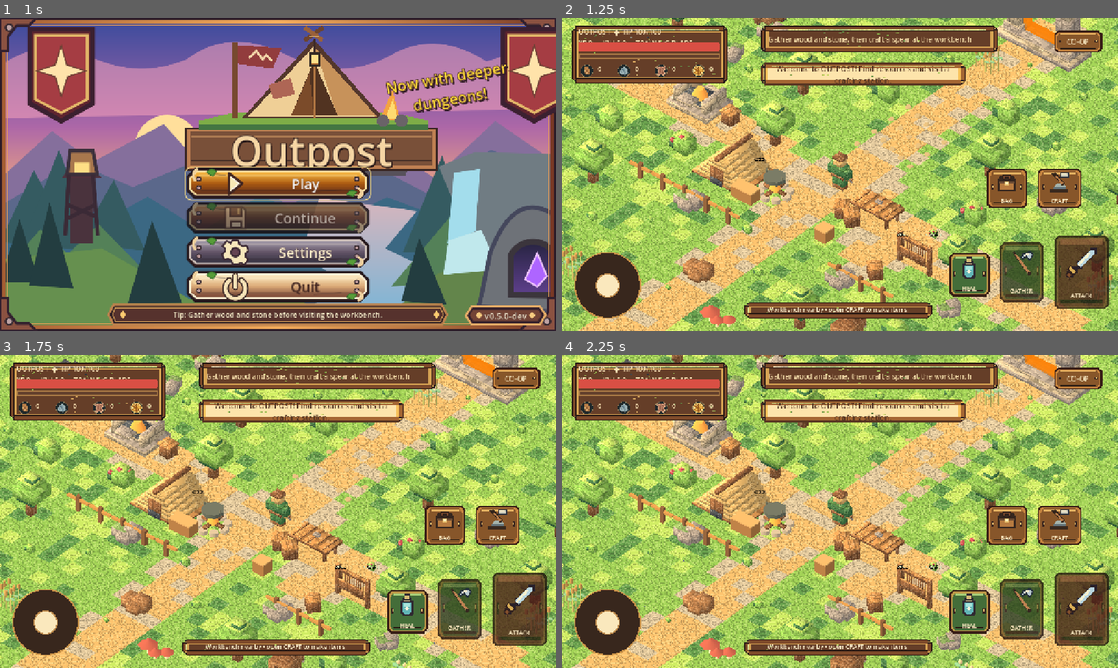
Above: before the commit, frames 1-4 (two rows, left to right).
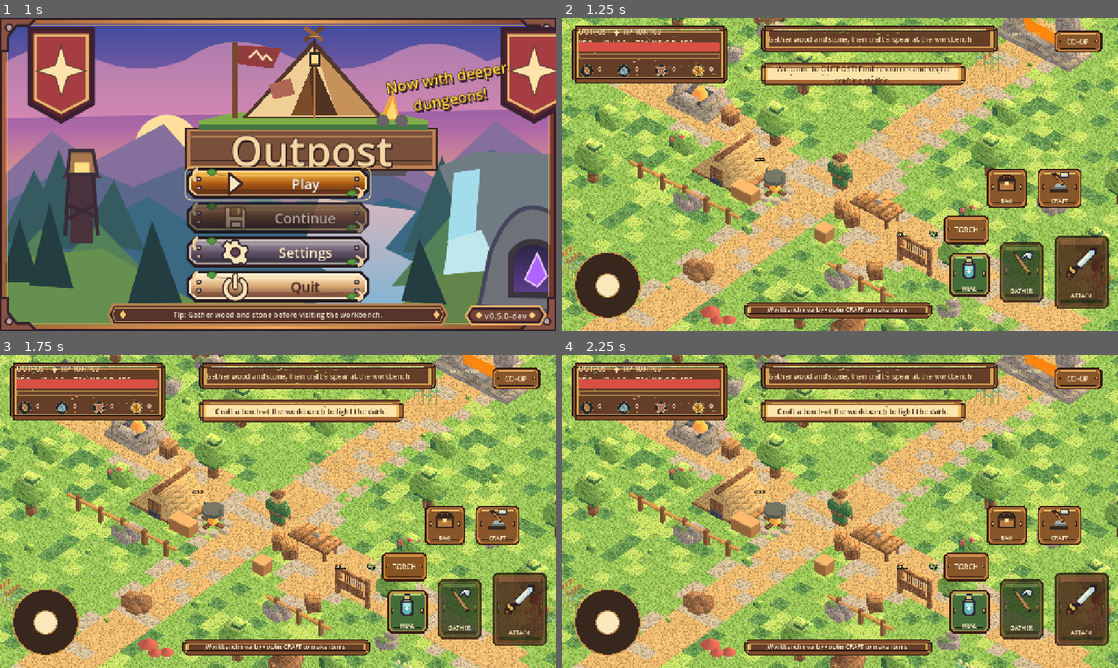
Above: after the commit, the same moments.

Repository: Smurfis/outpost-rpg
Game: Godot game, scene res://scenes/ui/company_splash.tscn
The game is run twice, just before and just after one commit, with the same random seed, the same clock (stepped at 60 frames per second) and the same inputs.
Inputs (mouse positions are in pixels of both pictures, inside the frame that each line leads up to):
- Up to frame 1 (1 s): tap Enter at 0.5 s; move the mouse to (400, 158) at 0.52 s; hold D from 0.53 s (still down); tap E at 0.6 s; click (400, 158) at 0.67 s; tap Space at 0.77 s
- Up to frame 2 (1.25 s): keep holding D; tap Space at 1.07 s
- Up to frame 3 (1.75 s): release D at 1.25 s; click (405, 567) at 1.25 s, where only the run after the commit has a clickable "TORCH"
- Up to frame 4 (2.25 s): drag from (728, 527) to (812, 574) at 2.02 s

Frame 1 is identical in both runs. In frame 2, 11% of the frame differs, in the area x 0-100%, y 0-100%; in frame 3, 11%; in frame 4, 11%.

Commit message:
integration(android): combine greedy atlas terrain and craftable nightfall torch with merged regression workflow

Diff:
--- /dev/null
+++ b/assets/icons/torch.svg
@@ -0,0 +1 @@
+<svg xmlns="http://www.w3.org/2000/svg" viewBox="0 0 64 64" width="64" height="64"><circle cx="32" cy="32" r="29" fill="#15252a" stroke="#d1b77d" stroke-width="2"/><path d="M31 50L28 30L36 30L34 50Z" fill="#9d7146" stroke="#d8a86a" stroke-width="2"/><path d="M28 30L36 30L39 25L25 25Z" fill="#c3924d"/><path d="M32 8C41 18 37 21 40 25C41 34 23 34 24 25C24 18 31 15 32 8Z" fill="#e99d3b" stroke="#f4d581" stroke-width="2"/><path d="M33 16C37 23 35 27 31 28C27 26 29 21 33 16Z" fill="#fff2b3"/></svg>
--- a/data/recipes.json
+++ b/data/recipes.json
@@ -193,5 +193,20 @@
       "mushrooms": 2,
       "berries": 2
     }
+  },
+  {
+    "id": "torch",
+    "name": "Wanderer's Torch",
+    "result": "torch",
+    "amount": 1,
+    "station": "workbench",
+    "seconds": 1.6,
+    "strokes": 3,
+    "category": "Tools",
+    "desc": "Illuminates the night. Occupies the off-hand instead of a shield.",
+    "ingredients": {
+      "wood": 2,
+      "fiber": 1
+    }
   }
 ]
--- a/scripts/game.gd
+++ b/scripts/game.gd
@@ -8,17 +8,19 @@
 const STATION = preload("res://scripts/station.gd")
 const VOXEL_BIOME = preload("res://scripts/voxel/voxel_biome.gd")
 const VOXEL_PROPS = preload("res://scripts/voxel/voxel_props.gd")
+const NIGHTFALL = preload("res://scripts/world/day_night_cycle.gd")
 const COOP = preload("res://scripts/network/coop_session.gd")
 @export var voxel_art_enabled: bool = true
 @export var fields_biome_enabled: bool = true # Original outpost clearing remains flat.
 @export var chunk_streaming_enabled: bool = true # Stream finite 192x192 Fields in 12x12 cells.
 const SAVE = "user://outpost_progress_v02.json"
+@export var save_path: String = SAVE # Existing default; tests can isolate their saves.
 
 var hero
 var hud
 var camera: Camera3D
 var equipment: Dictionary = {"weapon": "training_blade", "offhand": "", "back": "", "tool_wood": "", "tool_mining": "", "tool_forage": ""}
-var inventory: Dictionary = {"wood": 0, "stone": 0, "hide": 0, "coins": 0, "fiber": 0, "berries": 0, "meal": 0, "axe": 0, "pickaxe": 0, "shield": 0, "spear": 0, "satchel": 0, "iron": 0, "coa …(151 unchanged characters)…
+var inventory: Dictionary = {"wood": 0, "stone": 0, "hide": 0, "coins": 0, "fiber": 0, "berries": 0, "meal": 0, "axe": 0, "pickaxe": 0, "shield": 0, "torch": 0, "spear": 0, "satchel": 0, "iron": 0, "coa …(151 unchanged characters)…
 var menu
 var coop
 var recipes: Array = []
@@ -32,6 +34,8 @@
 var attack_delay: float = 0.0
 var gather_delay: float = 0.0
 var world_time: float = 0.0
+var day_night
+var night_quote_seen: bool = false
 var last_hit_node: Node3D
 var workshop: Vector3 = Vector3(3.5, 0.0, 0.6)
 
@@ -65,6 +69,8 @@
 	menu = MENU.new()
 	menu.setup(self)
 	add_child(menu)
+	if day_night != null:
+		day_night.night_started.connect(_on_first_night)
 	coop = COOP.new()
 	add_child(coop)
 	_camera(1.0)
@@ -99,6 +105,8 @@
 	gather_delay = maxf(0.0, gather_delay - delta)
 	world_time += delta
 	_camera(delta)
+	if day_night != null and hud != null:
+		hud.set_day_clock(day_night.clock_text(), day_night.is_night(), str(equipment.get("offhand", "")) == "torch")
 	if hero == null or hud == null:
 		return
 	var goal: String = "Gather wood and stone, then craft a spear at the workbench"
@@ -156,6 +164,7 @@
 func _lighting() -> void:
 	var w := WorldEnvironment.new()
 	var env := Environment.new()
+	var dawn: ProceduralSkyMaterial
 	env.background_mode = Environment.BG_COLOR
 	env.background_color = Color("a6c4c9")
 	env.ambient_light_source = Environment.AMBIENT_SOURCE_COLOR
@@ -165,7 +174,7 @@
 		# Warm lavender sunrise with a peach horizon; cheap, mobile-friendly sky.
 		env.background_mode = Environment.BG_SKY
 		var sky := Sky.new()
-		var dawn := ProceduralSkyMaterial.new()
+		dawn = ProceduralSkyMaterial.new()
 		dawn.sky_top_color = Color("5d81b7")
 		dawn.sky_horizon_color = Color("efb49b")
 		dawn.ground_bottom_color = Color("66677f")
@@ -184,6 +193,10 @@
 		sun.light_energy = 1.45
 	sun.shadow_enabled = false # Preserve Android budget on first visual pass.
 	add_child(sun)
+	day_night = NIGHTFALL.new()
+	day_night.name = "DayNightCycle"
+	add_child(day_night)
+	day_night.configure(env, sun, dawn)
 
 func _world() -> void:
 	var floor_body := StaticBody3D.new()
@@ -531,7 +544,7 @@
 func equipment_slot(item_id: String) -> String:
 	if item_id in ["spear", "iron_blade"]:
 		return "weapon"
-	if item_id == "shield":
+	if item_id in ["shield", "torch"]:
 		return "offhand"
 	if item_id == "cloak":
 		return "back"
@@ -567,10 +580,11 @@
 		return
 	hero.set_weapon(str(equipment.get("weapon", "training_blade")))
 	hero.set_shield(str(equipment.get("offhand", "")) == "shield")
+	hero.set_torch(str(equipment.get("offhand", "")) == "torch")
 	hero.set_cloak(str(equipment.get("back", "")) == "cloak")
 
 func owns_unique(item_id: String) -> bool:
-	return item_id in ["spear", "axe", "pickaxe", "shield", "satchel", "iron_blade", "cloak"] and int(inventory.get(item_id, 0)) > 0
+	return item_id in ["spear", "axe", "pickaxe", "shield", "torch", "satchel", "iron_blade", "cloak"] and int(inventory.get(item_id, 0)) > 0
 
 func can_craft(id: String) -> bool:
 	var recipe: Dictionary = _recipe_by_id(id)
@@ -724,22 +738,40 @@
 	_save()
 	_refresh_menu()
 
+func toggle_torch() -> void:
+	if int(inventory.get("torch", 0)) < 1:
+		if hud != null:
+			hud.toast("Craft a torch at the workbench to light the dark.")
+		return
+	equip_item("torch")
+
+func _on_first_night() -> void:
+	if night_quote_seen:
+		return
+	night_quote_seen = true
+	if hud != null:
+		hud.toast("I don't care how dark the world gets. You are its light.")
+	_save()
+
 func _save() -> void:
-	var data: Dictionary = {"version": 5, "equipment": equipment, "inventory": inventory, "experience": experience, "kills": kills, "spear": spear_crafted}
-	var f: FileAccess = FileAccess.open(SAVE, FileAccess.WRITE)
+	var data: Dictionary = {"version": 5, "equipment": equipment, "inventory": inventory, "experience": experience, "kills": kills, "spear": spear_crafted, "day_phase": day_night.phase if day_night != null else 0.38, "night_quote_seen": night_quote_seen}
+	var f: FileAccess = FileAccess.open(save_path, FileAccess.WRITE)
 	if f != null:
 		f.store_string(JSON.stringify(data))
 		f.close()
 
 func _load() -> void:
-	if not FileAccess.file_exists(SAVE):
-		return
-	var data: Variant = JSON.parse_string(FileAccess.get_file_as_string(SAVE))
+	if not FileAccess.file_exists(save_path):
+		return
+	var data: Variant = JSON.parse_string(FileAccess.get_file_as_string(save_path))
 	if not (data is Dictionary):
 		return
 	var version: int = int(data.get("version", 0))
 	if version not in [2, 3, 4, 5]:
 		return
+	night_quote_seen = bool(data.get("night_quote_seen", false))
+	if day_night != null:
+		day_night.set_phase(clampf(float(data.get("day_phase", 0.38)), 0.0, 1.0))
 	var stored: Variant = data.get("inventory", {})
 	if stored is Dictionary:
 		for key in inventory:
@@ -757,7 +789,7 @@
 				equipment[slot] = item
 	else:
 		# Migrate existing v2, v3 and v4 gear: previously auto-equipped.
-		for item in ["spear", "iron_blade", "shield", "cloak", "axe", "pickaxe", "satchel"]:
+		for item in ["spear", "iron_blade", "shield", "torch", "cloak", "axe", "pickaxe", "satchel"]:
 			if int(inventory.get(item, 0)) > 0:
 				equipment[equipment_slot(item)] = item
 	_apply_equipment()
--- a/scripts/hud.gd
+++ b/scripts/hud.gd
@@ -4,6 +4,8 @@
 var game
 var root: Control
 var status: Label
+var clock_label: Label
+var torch_button: Button
 var quest: Label
 var hint: Label
 var toast_label: Label
@@ -69,6 +71,15 @@
 	root.add_child(multiplayer_entry)
 	_anchors(multiplayer_entry, 0.882, 0.035, 0.974, 0.116)
 	multiplayer_entry.pressed.connect(_open_coop)
+	clock_label = _label("DAY 09:07", 15, Color("#e8d8a4"), 0.789, 0.035, 0.876, 0.111)
+	clock_label.horizontal_alignment = HORIZONTAL_ALIGNMENT_CENTER
+	torch_button = Button.new()
+	torch_button.name = "TorchQuickSlot"
+	torch_button.text = "TORCH"
+	SKIN.apply_button(torch_button, "wood")
+	root.add_child(torch_button)
+	_anchors(torch_button, 0.683, 0.625, 0.771, 0.727)
+	torch_button.pressed.connect(_toggle_torch)
 	_action("bag", "BAG", 0.761, 0.475, 0.839, 0.612, Color("#6e4a32"))
 	_action("craft", "CRAFT", 0.852, 0.475, 0.937, 0.612, Color("#6e4a32"))
 	_action("heal", "HEAL", 0.693, 0.746, 0.772, 0.893, Color("#476c43"))
@@ -264,6 +275,17 @@
 	toast_panel.visible = true
 	toast_time = 3.4
 
+func set_day_clock(time_text: String, is_dark: bool, torch_on: bool) -> void:
+	if clock_label != null:
+		clock_label.text = ("NIGHT " if is_dark else "DAY ") + time_text
+		clock_label.add_theme_color_override("font_color", Color("bac4ee") if is_dark else Color("#e8d8a4"))
+	if torch_button != null:
+		torch_button.text = "PUT OUT" if torch_on else "TORCH"
+
+func _toggle_torch() -> void:
+	if game != null:
+		game.toggle_torch()
+
 func _open_coop() -> void:
 	if game.coop != null and game.coop.ui != null:
 		game.coop.ui.open()
--- a/scripts/menu.gd
+++ b/scripts/menu.gd
@@ -26,7 +26,7 @@
 var preview_angle: float = 0.0
 var station_names: Dictionary = {"workbench":"WOODWORK", "forge":"FORGE", "loom":"LOOM", "campfire":"CAMPFIRE"}
 var action_names: Dictionary = {"workbench":"HAMMER", "forge":"STRIKE", "loom":"WEAVE", "campfire":"STIR"}
-var item_ids: Array = ["wood", "stone", "fiber", "berries", "iron", "coal", "clay", "herbs", "mushrooms", "reeds", "hide", "coins", "iron_ingot", "linen", "bricks", "meal", "tonic", "stew", "spear", "axe", "pickaxe", "shield", "satchel", "iron_blade", "cloak"]
+var item_ids: Array = ["wood", "stone", "fiber", "berries", "iron", "coal", "clay", "herbs", "mushrooms", "reeds", "hide", "coins", "iron_ingot", "linen", "bricks", "meal", "tonic", "stew", "spear", "axe", "pickaxe", "shield", "torch", "satchel", "iron_blade", "cloak"]
 
 func setup(ref: Node) -> void:
 	game = ref
@@ -289,7 +289,7 @@
 	}
 	var possible: Dictionary = {
 		"weapon": ["spear", "iron_blade"],
-		"offhand": ["shield"],
+		"offhand": ["shield", "torch"],
 		"back": ["cloak"],
 		"tool_wood": ["axe"],
 		"tool_mining": ["pickaxe"],
--- a/scripts/player.gd
+++ b/scripts/player.gd
@@ -16,6 +16,8 @@
 var left_leg: Node3D
 var right_leg: Node3D
 var shield_mesh: MeshInstance3D
+var torch_mesh: MeshInstance3D
+var torch_light: OmniLight3D
 var cloak_pivot: Node3D
 var sword_mesh: MeshInstance3D
 var weapon_grip: Node3D
@@ -79,6 +81,7 @@
 	sword_mesh = _model("steel_sword", weapon_grip, Vector3.ZERO)
 	shield_mesh = _model("kite_shield", left_arm, Vector3(-0.07, -0.46, -0.29))
 	shield_mesh.visible = false
+	_build_torch()
 	cloak_pivot = _pivot("Cloak", Vector3(0, 1.50, 0.27))
 	_model("cloth_cloak", cloak_pivot, Vector3.ZERO)
 	cloak_pivot.visible = false
@@ -144,6 +147,48 @@
 func set_shield(equipped: bool) -> void:
 	if shield_mesh != null:
 		shield_mesh.visible = equipped
+
+func _build_torch() -> void:
+	torch_mesh = VOXEL_CHARACTER.create_part("torch")
+	if torch_mesh == null:
+		torch_mesh = MeshInstance3D.new()
+		var stick := BoxMesh.new()
+		stick.size = Vector3(0.20, 0.93, 0.22)
+		torch_mesh.mesh = stick
+		torch_mesh.material_override = _material(Color("90603a"))
+	torch_mesh.name = "OffhandTorch"
+	torch_mesh.position = Vector3(-0.07, -0.45, -0.28)
+	left_arm.add_child(torch_mesh)
+	var ember := MeshInstance3D.new()
+	ember.name = "TorchEmber"
+	var ember_mesh := BoxMesh.new()
+	ember_mesh.size = Vector3(0.36, 0.33, 0.34)
+	ember.mesh = ember_mesh
+	ember.position = Vector3(0, 0.75, 0)
+	var material := StandardMaterial3D.new()
+	material.albedo_color = Color("ffb85f")
+	material.emission_enabled = true
+	material.emission = Color("ff9f36")
+	material.emission_energy_multiplier = 1.5
+	material.shading_mode = BaseMaterial3D.SHADING_MODE_UNSHADED
+	ember.material_override = material
+	torch_mesh.add_child(ember)
+	torch_light = OmniLight3D.new()
+	torch_light.name = "OffhandTorchLight"
+	torch_light.position = Vector3(0, 0.78, 0)
+	torch_light.light_color = Color("ffd095")
+	torch_light.light_energy = 1.8
+	torch_light.omni_range = 8.0
+	torch_light.omni_attenuation = 1.2
+	torch_light.shadow_enabled = false
+	torch_mesh.add_child(torch_light)
+	set_torch(false)
+
+func set_torch(equipped: bool) -> void:
+	if torch_mesh != null:
+		torch_mesh.visible = equipped
+	if torch_light != null:
+		torch_light.visible = equipped
 
 func set_cloak(equipped: bool) -> void:
 	if cloak_pivot != null:
--- a/scripts/voxel/voxel_character.gd
+++ b/scripts/voxel/voxel_character.gd
@@ -50,6 +50,10 @@
 			PIXELS.box(st, Vector3(0, 1.44, 0), Vector3(0.30, 0.40, 0.17), 6, 4)
 			PIXELS.box(st, Vector3(0, 1.68, 0), Vector3(0.17, 0.21, 0.14), 4, 6)
 			PIXELS.box(st, Vector3(0, 0.26, 0), Vector3(0.42, 0.12, 0.19), 5, 8)
+		"torch":
+			PIXELS.box(st, Vector3(0, 0.0, 0), Vector3(0.18, 0.85, 0.20), 8, 8)
+			PIXELS.box(st, Vector3(0, 0.43, 0), Vector3(0.30, 0.13, 0.29), 5, 8)
+			PIXELS.box(st, Vector3(0, 0.59, 0), Vector3(0.28, 0.29, 0.26), 13, 14)
 		"kite_shield":
 			# Shield facing -Z, copper rim, leather and steel center boss.
 			PIXELS.box(st, Vector3(0, 0, 0), Vector3(0.81, 0.88, 0.15), 8, 5)
--- /dev/null
+++ b/scripts/world/day_night_cycle.gd
@@ -0,0 +1,61 @@
+extends Node
+## Lightweight deterministic outdoor day/night atmosphere for Android.
+## One directional light + environment colour; optional shadowless torch.
+signal night_started
+@export_range(60.0, 1800.0, 10.0) var day_length_seconds: float = 480.0
+var phase: float = 0.38 # Morning by default; 0 midnight, 0.5 noon.
+var environment: Environment
+var sunlight: DirectionalLight3D
+var sky_material: ProceduralSkyMaterial
+var _tick: float = 0.0
+
+func configure(env: Environment, light: DirectionalLight3D, sky: ProceduralSkyMaterial) -> void:
+	environment = env
+	sunlight = light
+	sky_material = sky
+	_apply_light()
+
+func is_night() -> bool:
+	return phase >= 0.76 or phase < 0.24
+
+func clock_text() -> String:
+	var mins: int = floori(phase * 1440.0) % 1440
+	return "%02d:%02d" % [mins / 60, mins % 60]
+
+func set_phase(value: float) -> void:
+	var was_night: bool = is_night()
+	phase = fposmod(value, 1.0)
+	_apply_light()
+	if not was_night and is_night():
+		night_started.emit()
+
+func _process(delta: float) -> void:
+	if environment == null or sunlight == null or day_length_seconds <= 0.0:
+		return
+	var was_night: bool = is_night()
+	phase = fposmod(phase + delta / day_length_seconds, 1.0)
+	if not was_night and is_night():
+		night_started.emit()
+	_tick += delta
+	if _tick >= 0.25:
+		_tick = 0.0
+		_apply_light()
+
+func _apply_light() -> void:
+	if environment == null or sunlight == null:
+		return
+	# Sun high at 0.50, below horizon at 0.0. Retain readable starlight
+	# rather than making Android screens completely black.
+	var altitude: float = -cos(phase * TAU)
+	var daylight: float = smoothstep(-0.18, 0.74, altitude)
+	environment.ambient_light_source = Environment.AMBIENT_SOURCE_COLOR
+	environment.ambient_light_color = Color("8496bd").lerp(Color("fff1d8"), daylight)
+	environment.ambient_light_energy = lerpf(0.20, 0.94, daylight)
+	sunlight.light_energy = lerpf(0.04, 1.45, daylight)
+	sunlight.light_color = Color("aab9e7").lerp(Color("ffdfa9"), daylight)
+	sunlight.rotation_degrees = Vector3(-18.0 - phase * 320.0, -30.0, 0.0)
+	if sky_material != null:
+		sky_material.sky_top_color = Color("101a31").lerp(Color("5d81b7"), daylight)
+		sky_material.sky_horizon_color = Color("293451").lerp(Color("efb49b"), daylight)
+		sky_material.ground_horizon_color = Color("34384d").lerp(Color("d9b8a6"), daylight)
+		sky_material.ground_bottom_color = Color("1d2637").lerp(Color("66677f"), daylight)
--- /dev/null
+++ b/tests/night_torch.gd
@@ -0,0 +1,85 @@
+extends SceneTree
+## Day/night transitions, first-night message, persistent offhand crafting,
+## shadowless mobile light and save migration in the actual combined game.
+const SAVE_TEST = "user://outpost_night_torch_test.json"
+var failed: int = 0
+
+func _initialize() -> void:
+	call_deferred("_run")
+
+func check(ok: bool, info: String) -> void:
+	if ok:
+		print("PASS NIGHT: " + info)
+	else:
+		failed += 1
+		push_error("FAIL NIGHT: " + info)
+
+func _run() -> void:
+	if FileAccess.file_exists(SAVE_TEST):
+		DirAccess.remove_absolute(ProjectSettings.globalize_path(SAVE_TEST))
+	var scene: PackedScene = load("res://scenes/main.tscn")
+	check(scene != null, "Godot game scene loads")
+	if scene == null:
+		quit(1)
+		return
+	root.set_meta("outpost_new_adventure", true)
+	var game = scene.instantiate()
+	game.save_path = SAVE_TEST
+	root.add_child(game)
+	await process_frame
+	var cycle = game.day_night
+	check(cycle != null and cycle.is_night() == false, "New adventurer starts in daylight")
+	check(cycle.clock_text().length() == 5, "Game uses a 24-hour clock")
+	check(game.hud.clock_label != null, "HUD includes day/night clock")
+	check(game.recipes.size() == 14, "All old recipes plus new torch are available")
+	check(game.equipment_slot("torch") == "offhand", "Torch occupies offhand equipment slot")
+	check(not game.hero.torch_light.visible, "Unequipped torch does not emit light")
+	var daylight: float = cycle.environment.ambient_light_energy
+	cycle.set_phase(0.86)
+	check(cycle.is_night(), "Time transition produces night")
+	check(cycle.environment.ambient_light_energy < daylight, "Night darkens the world")
+	check(game.night_quote_seen, "First nighttime shows the game's light message exactly once")
+	check(game.hud.toast_label.text.contains("You are its light"), "Nightfall quote appears in HUD toast")
+	cycle.set_phase(0.50)
+	check(not cycle.is_night(), "Daylight returns after sunrise")
+	check(cycle.environment.ambient_light_energy > 0.7, "Sunrise restores outdoor visibility")
+	game.inventory["wood"] = 3
+	game.inventory["fiber"] = 2
+	game.hero.global_position = game.station_positions["workbench"] + Vector3(0.0, 0.35, 0)
+	check(game.begin_craft("torch"), "Existing workbench crafting starts torch recipe")
+	game._update_crafting(10.0)
+	for i in range(3):
+		game.craft_work_cooldown = 0.0
+		game.work_craft()
+	check(int(game.inventory.get("torch", 0)) == 1, "Torch is crafted exactly once")
+	check(game.is_equipped("torch"), "Crafted torch automatically uses offhand")
+	check(game.hero.torch_mesh.visible and game.hero.torch_light.visible, "Torch mesh and real light appear in hand")
+	check(not game.hero.torch_light.shadow_enabled, "Dynamic torch shadows disabled for Android")
+	check(game.hero.torch_light.omni_range >= 7.0, "Torch illuminates walking distance")
+	check(int(game.inventory.get("wood", 0)) == 1 and int(game.inventory.get("fiber", 0)) == 1, "Ingredients spent once after successful crafting")
+	game.inventory["shield"] = 1
+	check(game.equip_item("shield"), "Old shield can replace torch")
+	check(not game.hero.torch_mesh.visible, "Equipped shield puts torch away")
+	check(game.equip_item("torch"), "Owned torch can replace shield")
+	check(not game.hero.shield_mesh.visible, "Offhand exclusivity prevents shield and torch together")
+	game.toggle_torch()
+	check(not game.hero.torch_light.visible and game.equipment["offhand"] == "", "Quick slot extinguishes/unequips torch")
+	game.toggle_torch()
+	check(game.hero.torch_light.visible and game.is_equipped("torch"), "Quick slot re-equips lit torch")
+	game._save()
+	game.queue_free()
+	await process_frame
+	var reload = scene.instantiate()
+	reload.save_path = SAVE_TEST
+	root.add_child(reload)
+	await process_frame
+	check(reload.night_quote_seen, "First-night message flag survives save/reload")
+	check(int(reload.inventory.get("torch", 0)) == 1, "Crafted torch persists in existing save format")
+	check(reload.is_equipped("torch") and reload.hero.torch_light.visible, "Torch equipment and light restore after restart")
+	check(reload.recipes.size() == 14, "Unrelated recipes retained")
+	reload.queue_free()
+	await process_frame
+	if FileAccess.file_exists(SAVE_TEST):
+		DirAccess.remove_absolute(ProjectSettings.globalize_path(SAVE_TEST))
+	print("NIGHT TORCH RESULT: %d failures." % failed)
+	quit(0 if failed == 0 else 1)
--- a/tests/smoke.gd
+++ b/tests/smoke.gd
@@ -23,7 +23,7 @@
 	await process_frame
 	check(game.hero != null and game.menu != null and game.hud != null, "Player and visual interface exist")
 	check(game.hero.global_position.distance_to(Vector3(0, 0.35, 0)) < 0.7, "Hero remains at starting outpost")
-	check(game.recipes.size() == 13, "13 recipes load from JSON")
+	check(game.recipes.size() == 14, "14 recipes load from JSON")
 	check(game.stations.size() == 4, "Four interactive 3D stations exist")
 	check(str(game.equipment.get("weapon", "")) == "training_blade", "Starting equipment defaults to the training blade")
 	check(game.hero.visual.get_child_count() >= 7, "Modular player 3D model assembled")
--- a/tests/voxel_art_smoke.gd
+++ b/tests/voxel_art_smoke.gd
@@ -59,7 +59,7 @@
 		if child is MeshInstance3D and child.material_override == atlas:
 			pixel_station_blocks += 1
 	_check(pixel_station_blocks > 0, "Crafting stations use matching pixel textures")
-	_check(game.get("recipes").size() == 13, "All existing crafting recipes retained")
+	_check(game.get("recipes").size() == 14, "Original recipes and torch crafting retained")
 	var kinds: Dictionary = {}
 	for node in get_nodes_in_group("resources"):
 		kinds[node.kind] = true
Not shown, added: docs/GREEDY_NIGHTFALL_INTEGRATION.md
Not shown, added: docs/NIGHTFALL_TORCH.md
